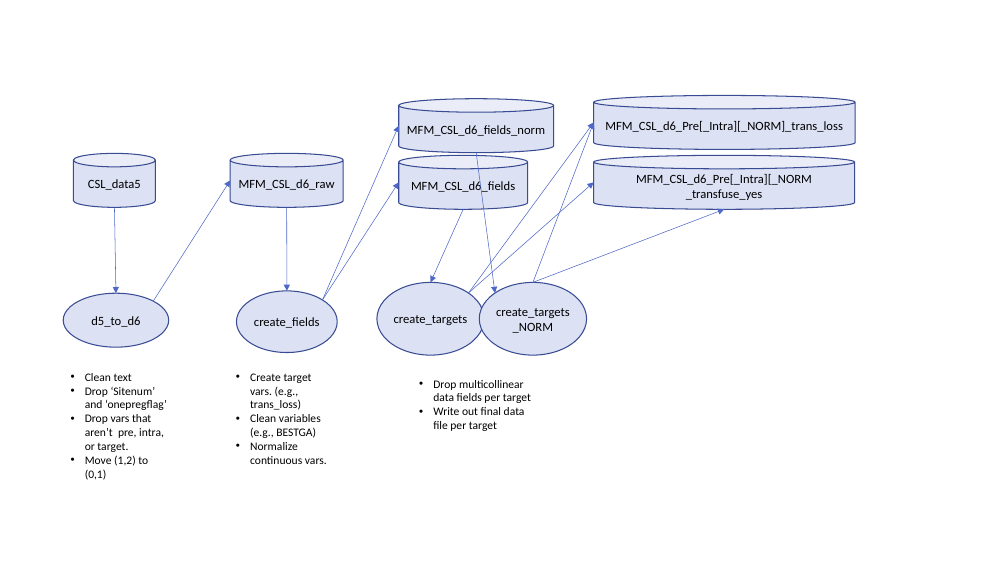
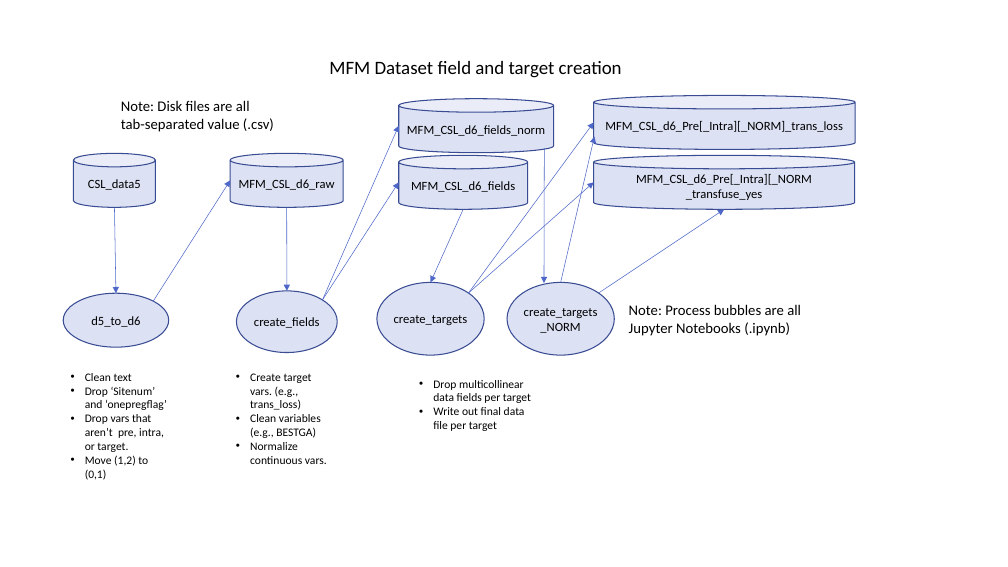
Before and after one commit to lhncbc/MFM_bopf, a slide deck: slide 1 of src/MFM_data_creation.pptx. Drawn at 1008x567 pixels with LibreOffice and Linux fonts; fonts in the diff are those of the drawing. Boxes give left, top, right and bottom in pixels: in the first picture for what was removed or moved away, otherwise in the second. Text is boxed around its words. In the diff, an @@ line names an element or a change of style, - is before the commit and + after.

Commit message:
Updated to include some context.

```diff
--- a/src/MFM_data_creation.pptx
+++ b/src/MFM_data_creation.pptx
@@ text added at [329, 61, 622, 78], 18 pt, text #000000 @@
+MFM Dataset field and target creation
@@ text added at [121, 100, 274, 132], 14 pt, text #000000 @@
+Note: Disk files are all
+tab-separated value (.csv)
@@ arrow moved from (476, 153) - (495, 293) to (544, 148) - (544, 284) @@
@@ arrow moved from (533, 283) - (594, 123) to (561, 283) - (594, 137) @@
@@ arrow moved from (533, 283) - (724, 209) to (599, 293) - (724, 209) @@
@@ ellipse "create_targets_NORM": place and size @@
-ellipse "create_targets_NORM" at [479, 283, 587, 355]
+ellipse "create_targets_NORM" at [507, 283, 615, 355]
@@ text added at [629, 304, 801, 336], 14 pt, text #000000 @@
+Note: Process bubbles are all
+Jupyter Notebooks (.ipynb)
```
